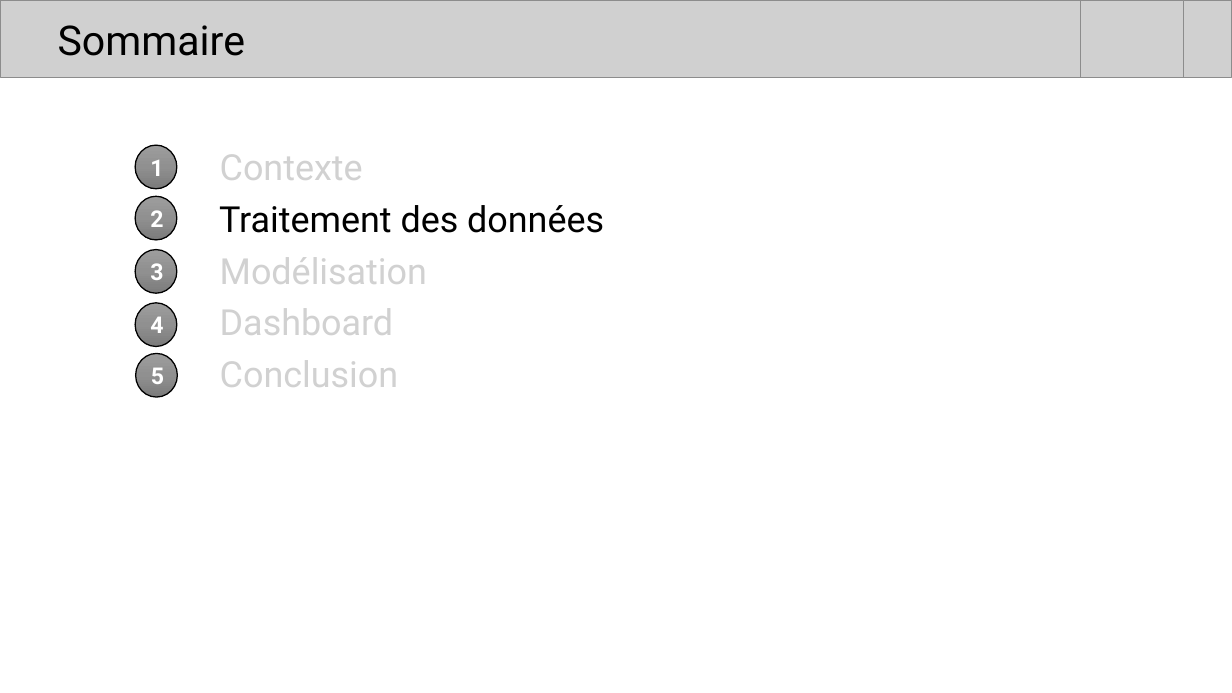
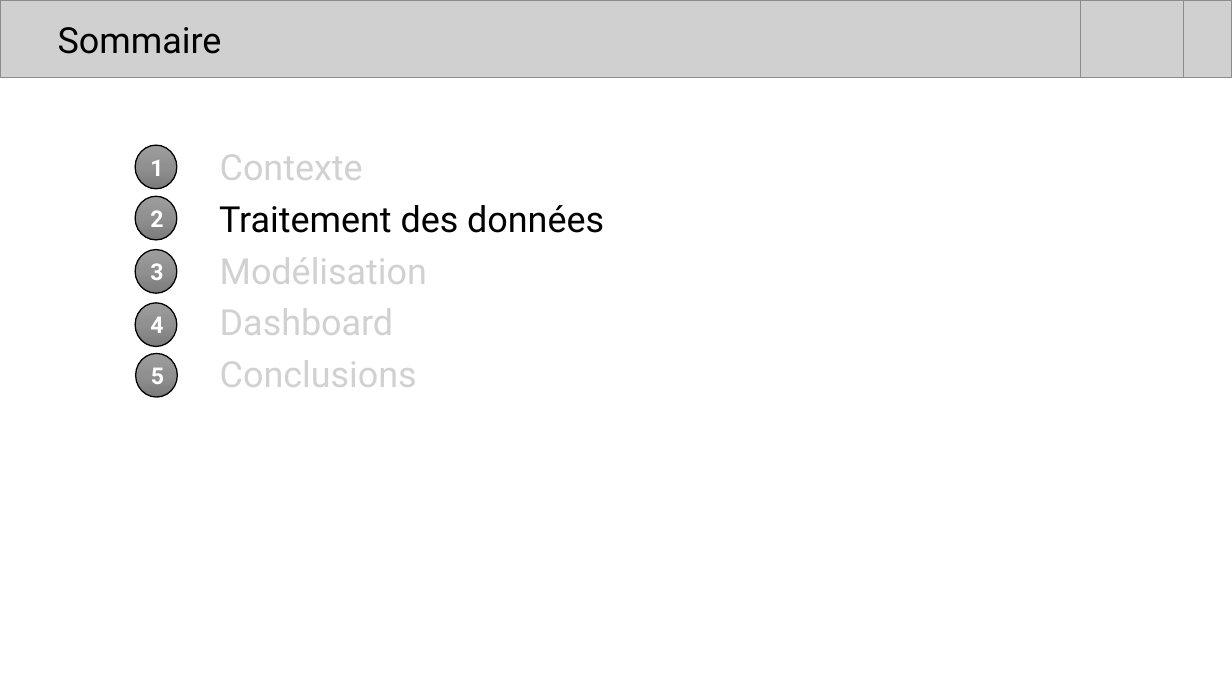
Before and after one commit to YannickQuerin/credit_score_app_API, a slide deck: slide 6 of P7_Modelisation_risque_defaut_credit/Présentation_Modelisation_risque_defaut_credit.pptx. Drawn at 1232x693 pixels with LibreOffice and Linux fonts; fonts in the diff are those of the drawing; grey boxes stand for pictures. Boxes give left, top, right and bottom in pixels: in the first picture for what was removed or moved away, otherwise in the second. Text is boxed around its words. In the diff, an @@ line names an element or a change of style, - is before the commit and + after.

```diff
--- a/P7_Modelisation_risque_defaut_credit/Présentation_Modelisation_risque_defaut_credit.pptx
+++ b/P7_Modelisation_risque_defaut_credit/Présentation_Modelisation_risque_defaut_credit.pptx
@@ title "Sommaire" at [58,27,222,54]: size 32 to 28 pt @@
@@ text at [220,360,417,387]: text changed @@
-Conclusion
+Conclusions
```
Also in this commit, not shown: 23 other slides changed, 3 slides added, 1 slide removed.
